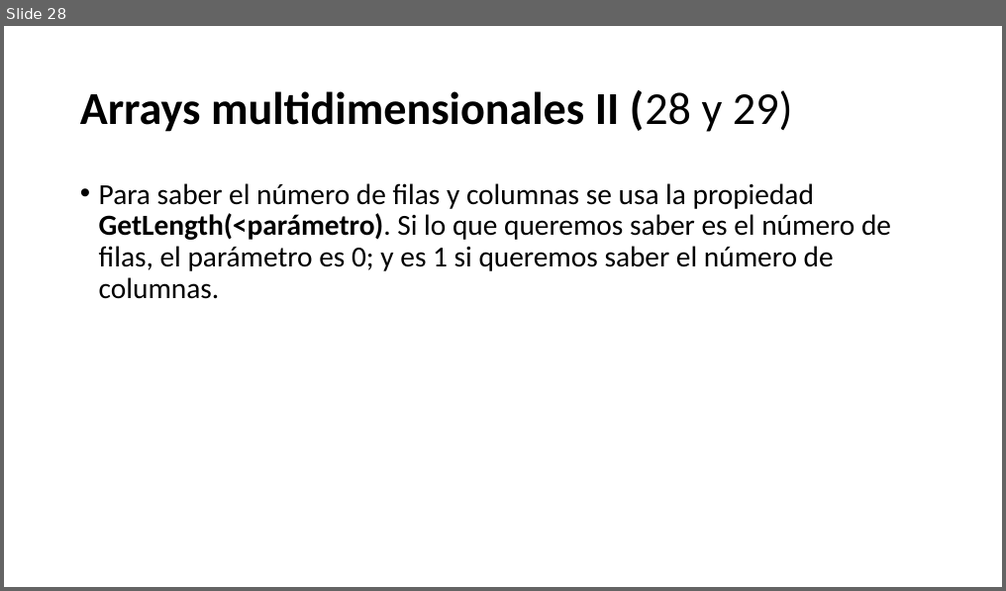
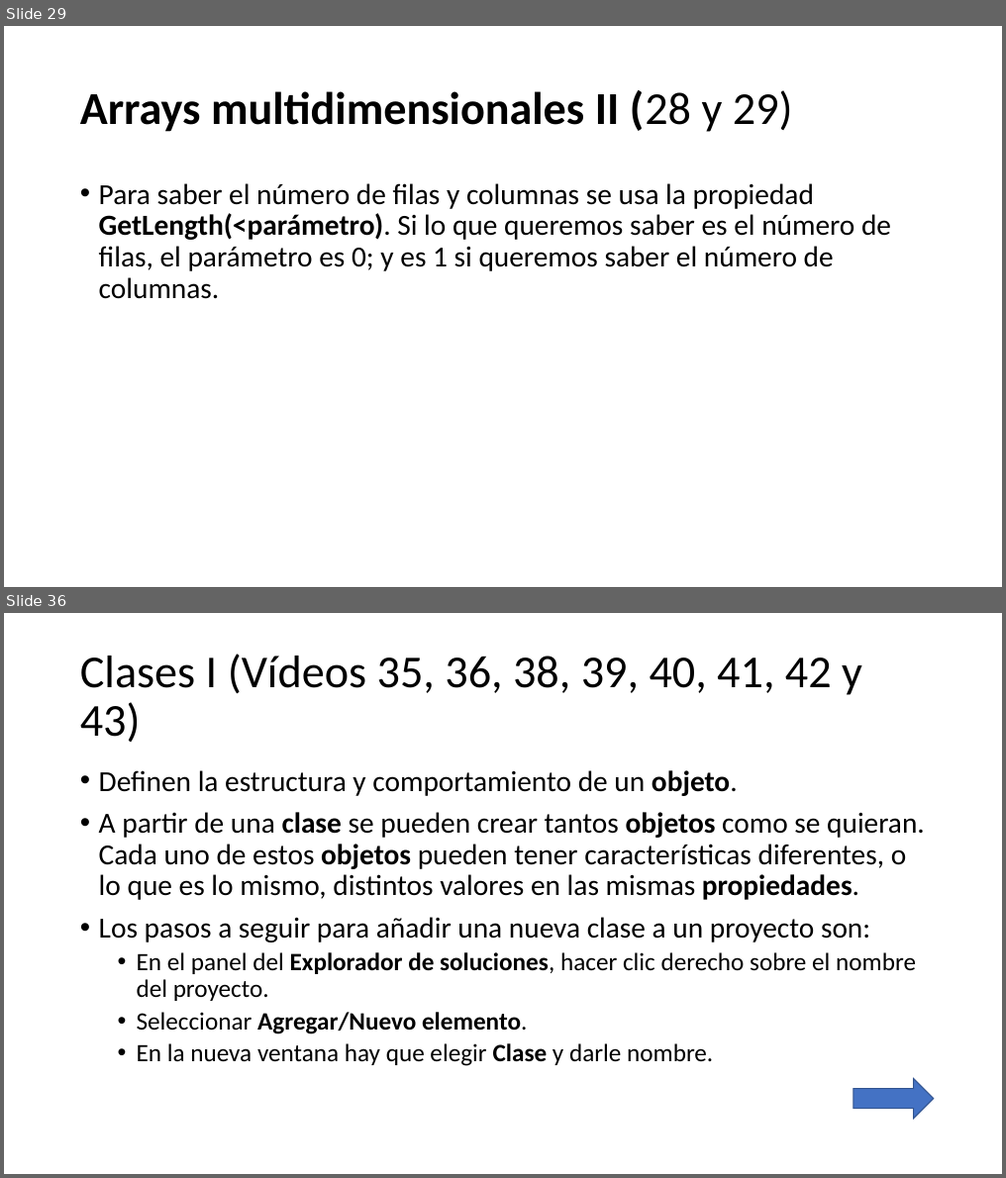
Before and after one commit to Worome/Recetatic, a slide deck: Recetatic/Visual C#.pptx. Shown one above the other, each under a label of ours: slide 28 before the commit, slides 29 and 36 after it; the slides between them are not shown. The pictures are 1006x591 and 1006x1178 pixels, drawn with LibreOffice and Linux fonts; fonts in the diff are those of the drawing. Boxes give left, top, right and bottom in pixels: in the first picture for what was removed or moved away, otherwise in the second. Text is boxed around its words. In the diff, an @@ line names an element or a change of style, - is before the commit and + after.

```diff
--- a/Recetatic/Visual C#.pptx
+++ b/Recetatic/Visual C#.pptx
@@ slide 36 added at <box>4,613,1002,1174</box>, background #FFFFFF @@
@@ title added at <box>80,654,862,742</box>, 44 pt, text #000000 @@
+Clases I (Vídeos 35, 36, 38, 39, 40, 41, 42 y 43)
@@ text added at <box>99,770,925,1066</box>, 28 pt, text #000000 @@
+• Definen la estructura y comportamiento de un objeto.
+• A partir de una clase se pueden crear tantos objetos como se quieran. Cada uno de estos objetos pueden tener características diferentes, o lo que es lo mismo, distintos valores en las mismas propiedades.
+• Los pasos a seguir para añadir una nueva clase a un proyecto son:
+  • En el panel del Explorador de soluciones, hacer clic derecho sobre el nombre del proyecto.
+  • Seleccionar Agregar/Nuevo elemento.
+  • En la nueva ventana hay que elegir Clase y darle nombre.
@@ right arrow added at <box>853,1079,934,1119</box>, fill #4472C4, outline #325491 1 pt @@
@@ what was slide 28 is now slide 29 @@
```
Also in this commit, not shown: 1 slide changed, 16 other slides added.
